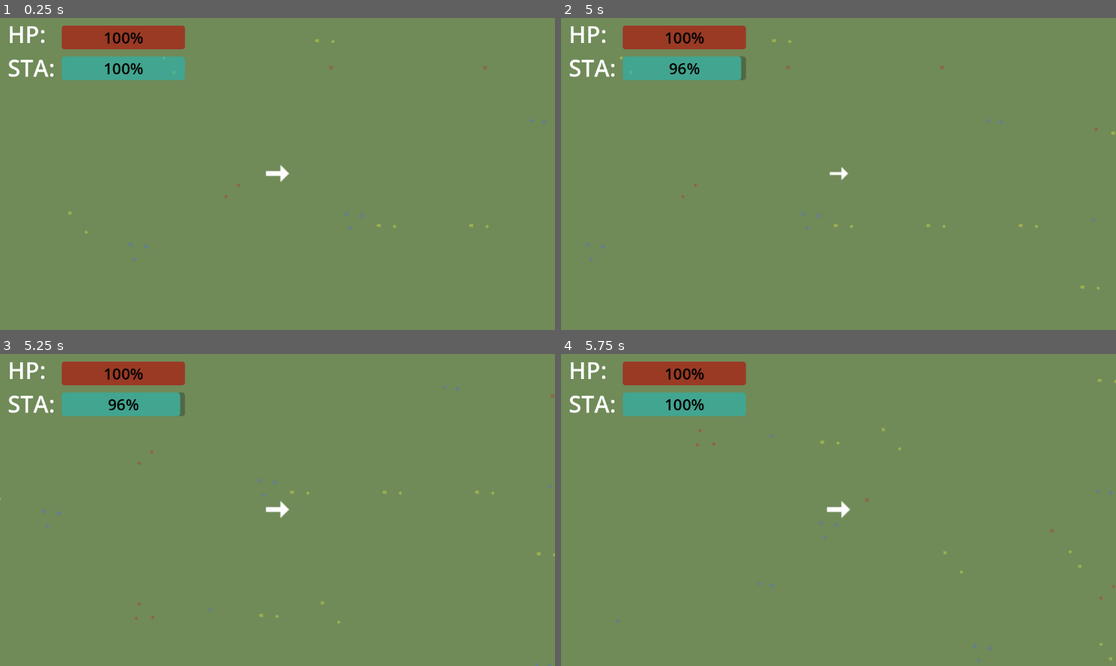
Above: before the commit, frames 1-4 (two rows, left to right).
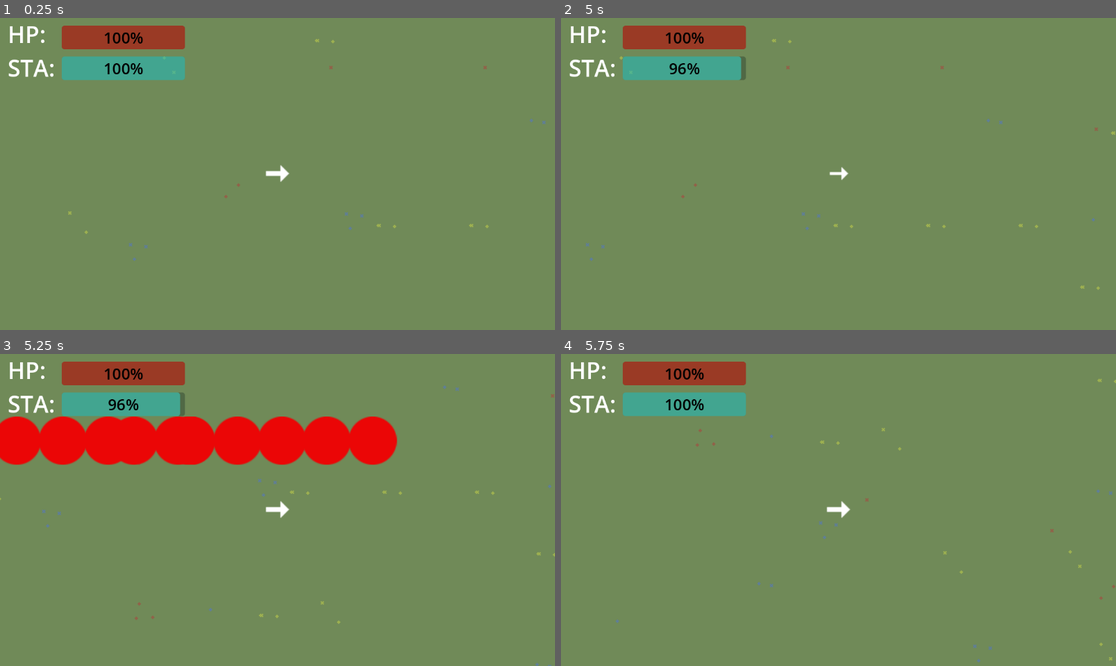
Above: after the commit, the same moments.

Repository: requestforcriticism/escape-velocity
Game: Godot game, scene res://levels/main/main.tscn
The game is run twice, just before and just after one commit, with the same random seed, the same clock (stepped at 60 frames per second) and the same inputs.
Inputs:
- Up to frame 1 (0.25 s): no input
- Up to frame 2 (5 s): tap Enter at 0.5 s; hold D (move_right) 0.53-1.28 s; tap Ctrl (dash) at 0.6 s; hold S (move_down) 1.28-2.03 s; tap Down (look_down) at 1.35 s; hold D (move_right) 2.03-2.78 s; tap Left (look_left) at 2.1 s; hold W (move_up) 2.78-3.53 s; tap Right (look_right) at 2.85 s; hold A (move_left) from 3.53 s (still down); tap Up (look_up) at 3.6 s; tap Shift (running) at 4.35 s
- Up to frame 3 (5.25 s): release A (move_left) at 5.03 s; hold S (move_down) from 5.03 s (still down); hold Space (shoot) from 5.03 s (still down)
- Up to frame 4 (5.75 s): keep holding S (move_down); keep holding Space (shoot)

Frames 1-2 are identical in both runs. In frame 3, 9.5% of the frame differs, in the area x 0-72%, y 20-36%; in frame 4, nothing differs.
Error before the commit: Invalid assignment of property or key 'velocity' with value of type 'Vector2' on a base object of type 'RigidBody2D (bullet.gd)'. (res://levels/main/main.gd:26)

Commit message:
added new tilesets and re-indexed grass tileset

Diff:
--- a/components/bullet/bullet.tscn
+++ b/components/bullet/bullet.tscn
@@ -1,8 +1,8 @@
 [gd_scene load_steps=6 format=3 uid="uid://b2dniluutupbr"]
 
-[ext_resource type="Texture2D" uid="uid://dor1yp31y48fu" path="res://components/bullet/bullet_1.png" id="1_3wbop"]
+[ext_resource type="Texture2D" uid="uid://dor1yp31y48fu" path="res://components/playerBullet/bullet_1.png" id="1_3wbop"]
 [ext_resource type="Script" path="res://components/bullet/bullet.gd" id="1_nyeq0"]
-[ext_resource type="Texture2D" uid="uid://3ht2s0bhxsde" path="res://components/bullet/bullet_2.png" id="2_srkb4"]
+[ext_resource type="Texture2D" uid="uid://3ht2s0bhxsde" path="res://components/playerBullet/bullet_2.png" id="2_srkb4"]
 
 [sub_resource type="SpriteFrames" id="SpriteFrames_sanqs"]
 animations = [{
--- a/levels/grass_level/tile_map_layer.gd
+++ b/levels/grass_level/tile_map_layer.gd
@@ -26,7 +26,7 @@
 	for i in range(bottom_tile_x, top_tile_x):
 		for j in range(bottom_tile_y, top_tile_y):
 			#changed_cells.push_back(Vector2(i,j))
-			set_cell(Vector2(i, j), 2, Vector2(0,0))
+			set_cell(Vector2(i, j), 1, Vector2(0,0))
 	#set_cells_terrain_connect(changed_cells, 0, 0, false)
 	loaded_chunks.push_front(Vector2(x, y))
 	$ChunkDecorator.decorate_chunk(x, y)
--- a/levels/main/main.gd
+++ b/levels/main/main.gd
@@ -23,6 +23,6 @@
 func _on_player_shoot(position,lookx,looky) -> void:
 	var new_bullet = playerBullet.instantiate()
 	var looking = Vector2(lookx,looky)
-	new_bullet.velocity = looking
+	#new_bullet.velocity = looking
 	add_child(new_bullet)
 	pass # Replace with function body.
--- a/levels/tilesets/grass_tileset/grass_tileset.tres
+++ b/levels/tilesets/grass_tileset/grass_tileset.tres
@@ -202,4 +202,4 @@
 terrain_set_0/mode = 0
 terrain_set_0/terrain_0/name = "Grass"
 terrain_set_0/terrain_0/color = Color(0.647059, 0.862745, 0.25098, 1)
-sources/2 = SubResource("TileSetAtlasSource_vn5vf")
+sources/1 = SubResource("TileSetAtlasSource_vn5vf")
--- a/resources/base_resource/base_resource.tscn
+++ b/resources/base_resource/base_resource.tscn
@@ -2,7 +2,7 @@
 
 [ext_resource type="Script" path="res://resources/base_resource/base_resource.gd" id="1_qdcid"]
 [ext_resource type="Texture2D" uid="uid://cnpry520fsm3k" path="res://resources/demo_resource/demo_resource.png" id="2_f2ceb"]
-[ext_resource type="PackedScene" uid="uid://b2dniluutupbr" path="res://components/bullet/bullet.tscn" id="2_peiln"]
+[ext_resource type="PackedScene" uid="uid://b2dniluutupbr" path="res://components/playerBullet/playerBullet.tscn" id="2_peiln"]
 [ext_resource type="Texture2D" uid="uid://cuhwyk5wv4hv3" path="res://resources/demo_resource/demo_resource_2.png" id="3_cl7ue"]
 
 [sub_resource type="SpriteFrames" id="SpriteFrames_wq857"]
--- a/resources/demo_resource/demo_resource.tscn
+++ b/resources/demo_resource/demo_resource.tscn
@@ -3,7 +3,7 @@
 [ext_resource type="Script" path="res://resources/demo_resource/demo_resource.gd" id="1_5epyp"]
 [ext_resource type="Texture2D" uid="uid://cnpry520fsm3k" path="res://resources/demo_resource/demo_resource.png" id="1_k0k26"]
 [ext_resource type="Texture2D" uid="uid://cuhwyk5wv4hv3" path="res://resources/demo_resource/demo_resource_2.png" id="2_0tm2l"]
-[ext_resource type="PackedScene" uid="uid://b2dniluutupbr" path="res://components/bullet/bullet.tscn" id="2_ytkhu"]
+[ext_resource type="PackedScene" uid="uid://b2dniluutupbr" path="res://components/playerBullet/playerBullet.tscn" id="2_ytkhu"]
 
 [sub_resource type="SpriteFrames" id="SpriteFrames_ghsk1"]
 animations = [{
--- a/rng/chunk_decorator.gd
+++ b/rng/chunk_decorator.gd
@@ -32,7 +32,7 @@
 		var y_atlas = rng.randi_range(1,3)
 		var x_offset = rng.randi_range(0,30)
 		var y_offset = rng.randi_range(0,30)
-		tilemap.set_cell(Vector2((x * chunk_size) + x_offset, (y * chunk_size) + y_offset), 2, Vector2i(x_atlas, y_atlas))
+		tilemap.set_cell(Vector2((x * chunk_size) + x_offset, (y * chunk_size) + y_offset), 1, Vector2i(x_atlas, y_atlas))
 
 
 	spawn_feature(demo_resource, (x * chunk_size) + rng.randi_range(0,32), (y * chunk_size) + rng.randi_range(0,32),x ,y)
Binary file added: assets/desert_tileset.png
Not shown, added: assets/desert_tileset.png.import
Binary file added: assets/rock_tileset.png
Not shown, added: assets/rock_tileset.png.import
Binary file added: levels/tilesets/desert_tileset.png
Not shown, added: levels/tilesets/desert_tileset.png.import
Binary file added: levels/tilesets/rock_tileset.png
Not shown, added: levels/tilesets/rock_tileset.png.import
Not shown, added: assets/desert_tileset.piskel
Not shown, added: assets/grass_tileset.piskel
Not shown, added: assets/rock_tileset.piskel
